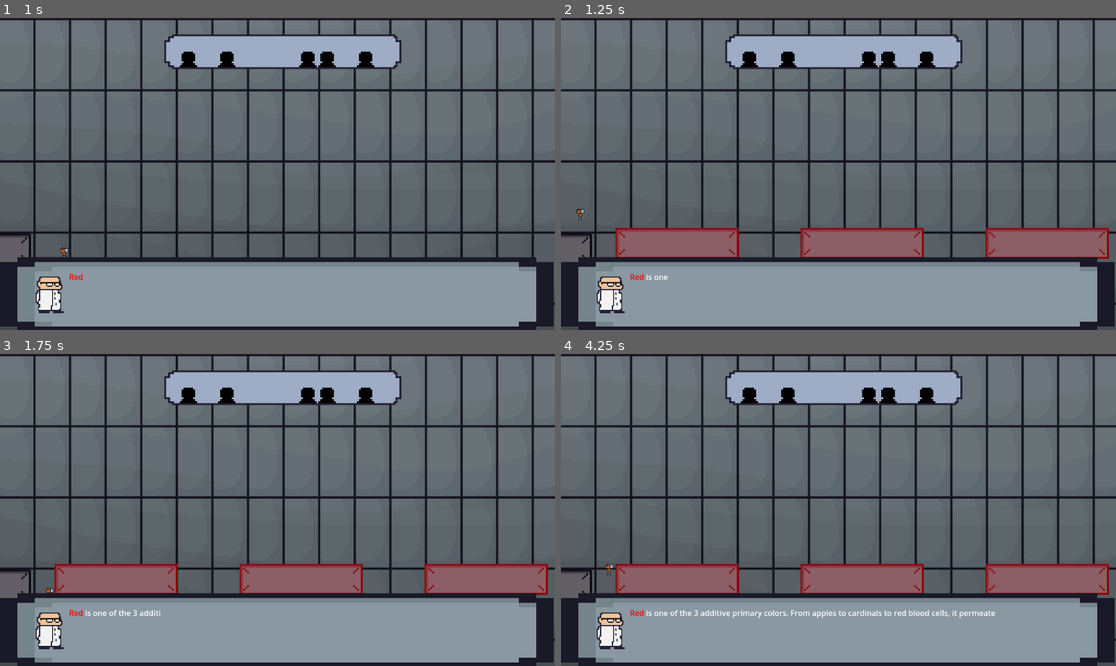
Above: before the commit, frames 1-4 (two rows, left to right).
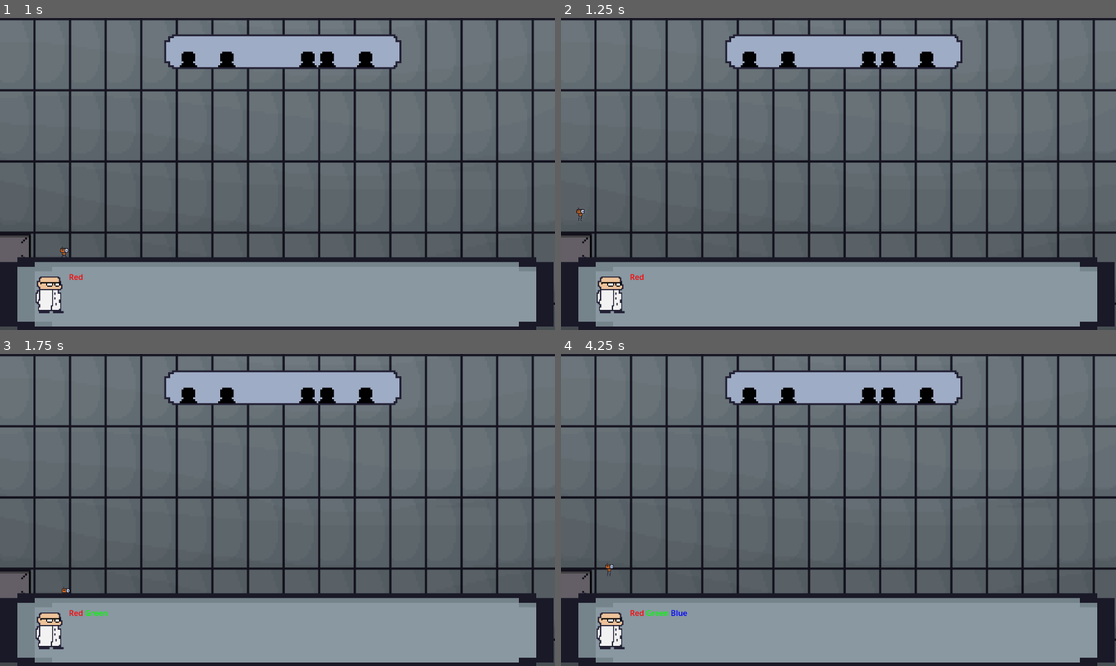
Above: after the commit, the same moments.

Repository: Gamnraa/gmtk2025
Game: Godot game, scene res://MainScene.tscn
Two runs of this game, one before a commit and one after it. Both use one fixed random seed, a clock stepped at 60 frames per second and the inputs below.
Inputs:
- Up to frame 1 (1 s): tap Enter (enter) at 0.5, 0.6 s; hold D (right) from 0.53 s (still down); tap Space (jump) at 0.77 s
- Up to frame 2 (1.25 s): keep holding D (right)
- Up to frame 3 (1.75 s): keep holding D (right); tap Enter (enter) at 1.35 s; tap Space (jump) at 1.52 s
- Up to frame 4 (4.25 s): release D (right) at 2.03 s; hold A (left) 2.03-2.78 s; tap Enter (enter) at 2.1, 2.85, 3.6 s; hold D (right) from 2.78 s (still down); tap Space (jump) at 3.02, 3.77 s

Frame 1 is identical in both runs. In frame 2, 6.4% of the frame differs, in the area x 9-99%, y 67-84%; in frame 3, 6.6%; in frame 4, 7.0%, in the area x 9-99%, y 67-85%.
Error after the commit: Attempt to call function 'instantiate' in base 'null instance' on a null instance. (res://Scripts/Global.gd:33)

Commit message:
Win screen

Diff:
--- /dev/null
+++ b/Nodes/win.tscn
@@ -0,0 +1,23 @@
+[gd_scene format=3 uid="uid://ej3m42x8kxn0"]
+
+[node name="Win" type="Control"]
+layout_mode = 3
+anchors_preset = 0
+
+[node name="RichTextLabel" type="RichTextLabel" parent="."]
+layout_mode = 0
+offset_left = -121.0
+offset_top = 18.0
+offset_right = 140.0
+offset_bottom = 92.0
+theme_override_font_sizes/mono_font_size = 5
+theme_override_font_sizes/normal_font_size = 40
+text = "YOU WIN!!!"
+
+[node name="RichTextLabel2" type="RichTextLabel" parent="."]
+layout_mode = 0
+offset_left = -110.0
+offset_top = 98.0
+offset_right = 92.0
+offset_bottom = 138.0
+text = "Press enter to play again"
--- a/Scripts/Global.gd
+++ b/Scripts/Global.gd
@@ -7,8 +7,9 @@
 var State = NONE
 var ActiveColors = {"RED":[RED, REDGREEN, REDBLUE, REDGREENBLUE], "GREEN":[GREEN, REDGREEN, GREENBLUE, REDGREENBLUE], "BLUE":[BLUE, GREENBLUE, REDBLUE, REDGREENBLUE]}
 
-var level = 0
+var level = 3
 var sublevel = 0
+var playing = false
 
 var levels = [
 	["1_1.tscn", "1_2.tscn", "1_3.tscn", "1_4.tscn"],
@@ -21,10 +22,11 @@
 	var root = get_tree().get_root()
 	TheScene = root.get_child(root.get_child_count() - 1)
 	ThePlayer = TheScene.get_node("Player")
-	#reset_player(false)
+	playing = true
 
 	var next_level = levels[level][sublevel]
 	TheScene.get_node("DialogueBox").tree_index = level
+	TheScene.appear()
 
 	TheScene.get_node("Level").get_child(0).free()
 	next_level = load("res://Nodes/Levels/" + next_level)
@@ -37,8 +39,8 @@
 	if should_progress:
 		if sublevel + 1 == levels[level].size():
 			if level + 1 == levels.size():
-				#end the game
-				level = -1
+				playing = false
+				return
 			sublevel = -1
 			level += 1
 			TheScene.get_node("DialogueBox").tree_index += 1
--- a/Scripts/main_scene.gd
+++ b/Scripts/main_scene.gd
@@ -1,5 +1,25 @@
 extends Node2D
 
+
+func appear():
+	$Player.show()
+	$PlatR2.show()
+	$Level.show()
+	$DialogueBox.show()
+
+func disappear():
+	$Player.hide()
+	$PlatR2.hide()
+	$Level.hide()
+	$DialogueBox.hide()
+
+func _process(delta):
+	if Global.playing: $Win2.hide()
+	else:
+		$Win2.show()
+		disappear()
+		Global.State = Global.REDGREENBLUE
+		if Input.is_action_just_pressed("enter"): Global._ready()
 
 func _on_lose_body_entered(body: Node2D) -> void:
 	if body.name == "Player":
